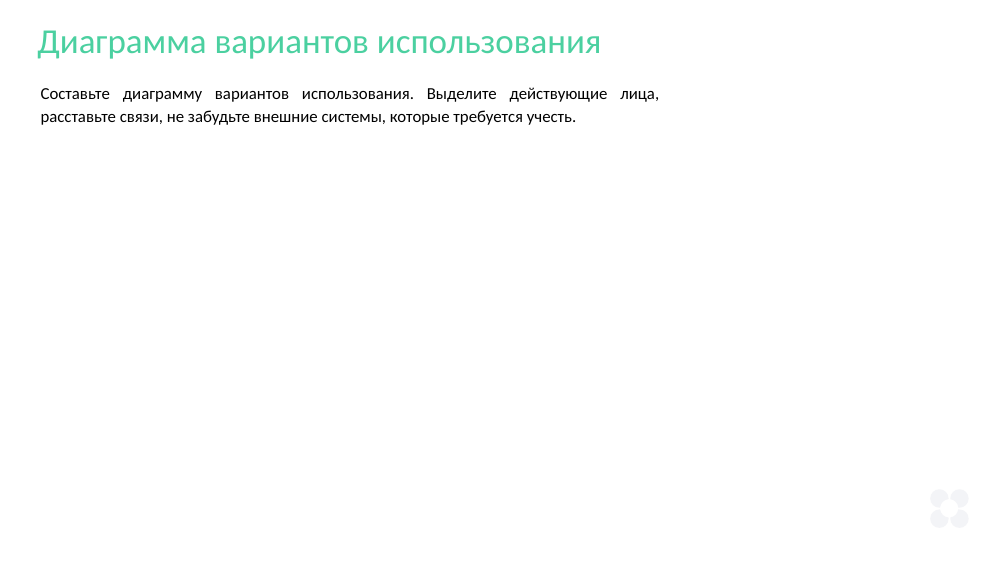
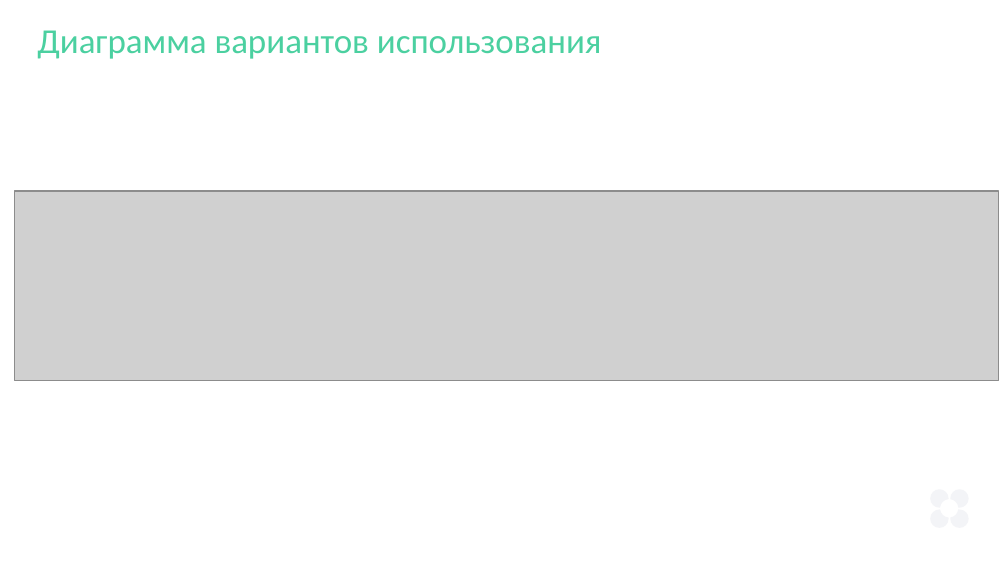
Before and after one commit to andlargesoda/WTW-platform, a slide deck: slide 8 of 06_Презентация/WTW-platform_v1.0.pptx (slide 9 before the commit). Drawn at 1008x567 pixels with LibreOffice and Linux fonts; fonts in the diff are those of the drawing; grey boxes stand for pictures. Boxes give left, top, right and bottom in pixels: in the first picture for what was removed or moved away, otherwise in the second. Text is boxed around its words. In the diff, an @@ line names an element or a change of style, - is before the commit and + after.

```diff
--- a/06_Презентация/WTW-platform_v1.0.pptx
+++ b/06_Презентация/WTW-platform_v1.0.pptx
@@ text removed at <box>41,87,659,125</box> @@
-Составьте диаграмму вариантов использования. Выделите действующие лица, расставьте связи, не забудьте внешние системы, которые требуется учесть.
@@ picture added at <box>14,192,999,381</box> @@
```
Also in this commit, not shown: 4 other slides changed, 10 slides added, 2 slides removed, 10 other files.
